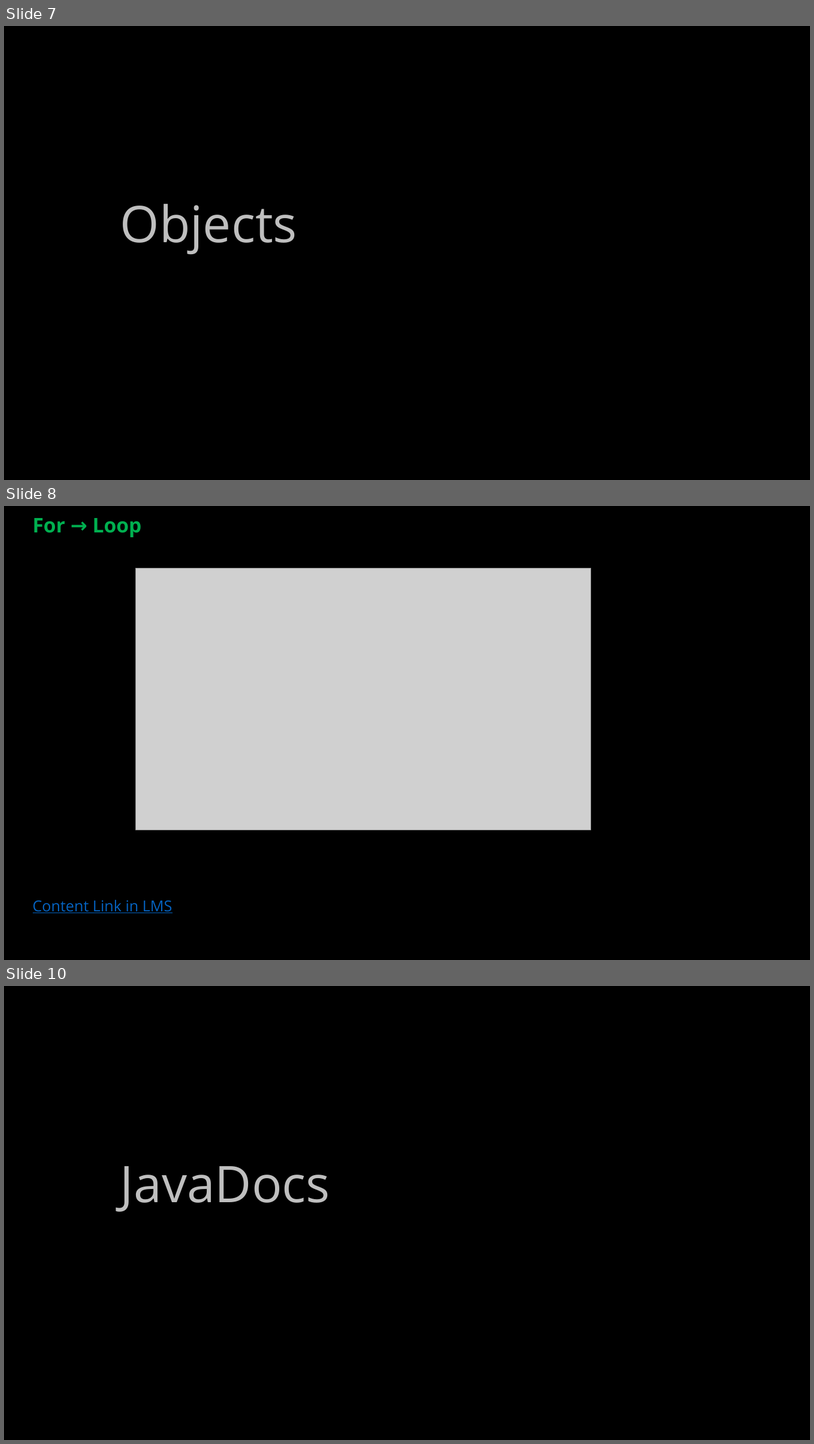
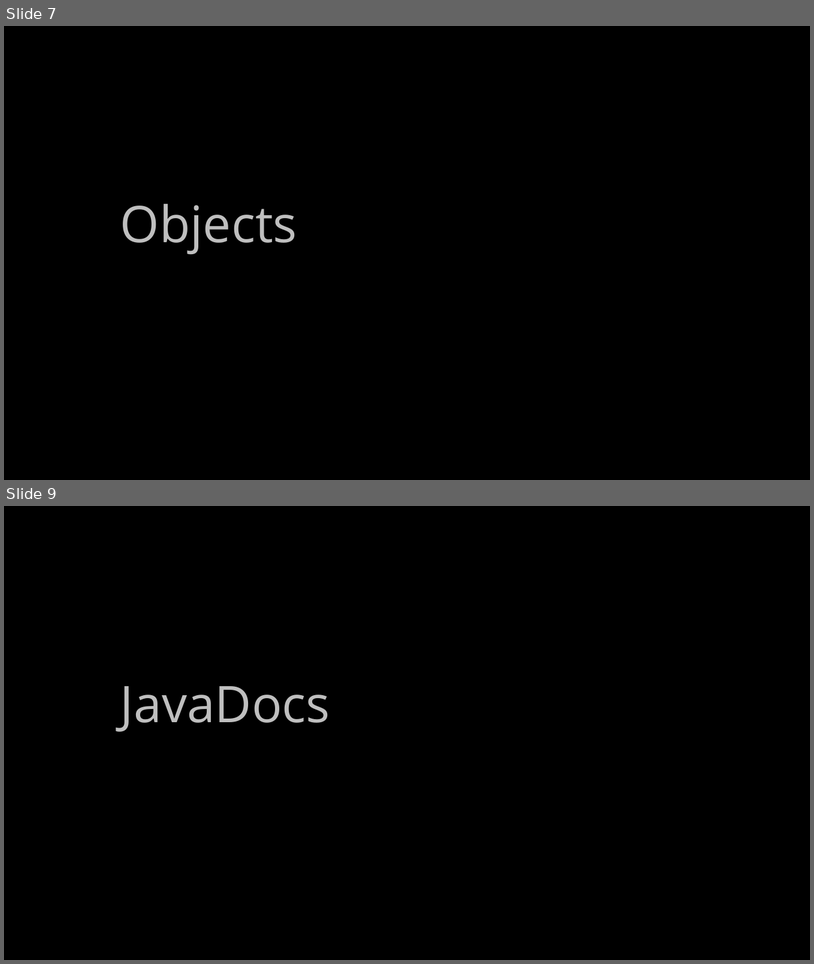
Before and after one commit to ckiefriter1/PT-BESD, a slide deck: Week3/BESD Week 3.pptx. Shown one above the other, each under a label of ours: slides 7, 8 and 10 before the commit, slides 7 and 9 after it; the slides between them are not shown. The pictures are 814x1444 and 814x964 pixels, drawn with LibreOffice and Linux fonts; fonts in the diff are those of the drawing; grey boxes stand for pictures. Boxes give left, top, right and bottom in pixels: in the first picture for what was removed or moved away, otherwise in the second. Text is boxed around its words. In the diff, an @@ line names an element or a change of style, - is before the commit and + after.

```diff
--- a/Week3/BESD Week 3.pptx
+++ b/Week3/BESD Week 3.pptx
@@ slide 8 removed at (x1=4, y1=506, x2=810, y2=960), background #000000 @@
@@ text removed at (x1=33, y1=518, x2=142, y2=537) @@
-For → Loop
@@ picture removed at (x1=136, y1=568, x2=591, y2=829) @@
@@ text removed at (x1=33, y1=900, x2=173, y2=913) @@
-Content Link in LMS
@@ what was slide 10 is now slide 9 @@
```
Also in this commit, not shown: 2 slides changed, 7 slides added, 6 other slides removed, 1 other file.
